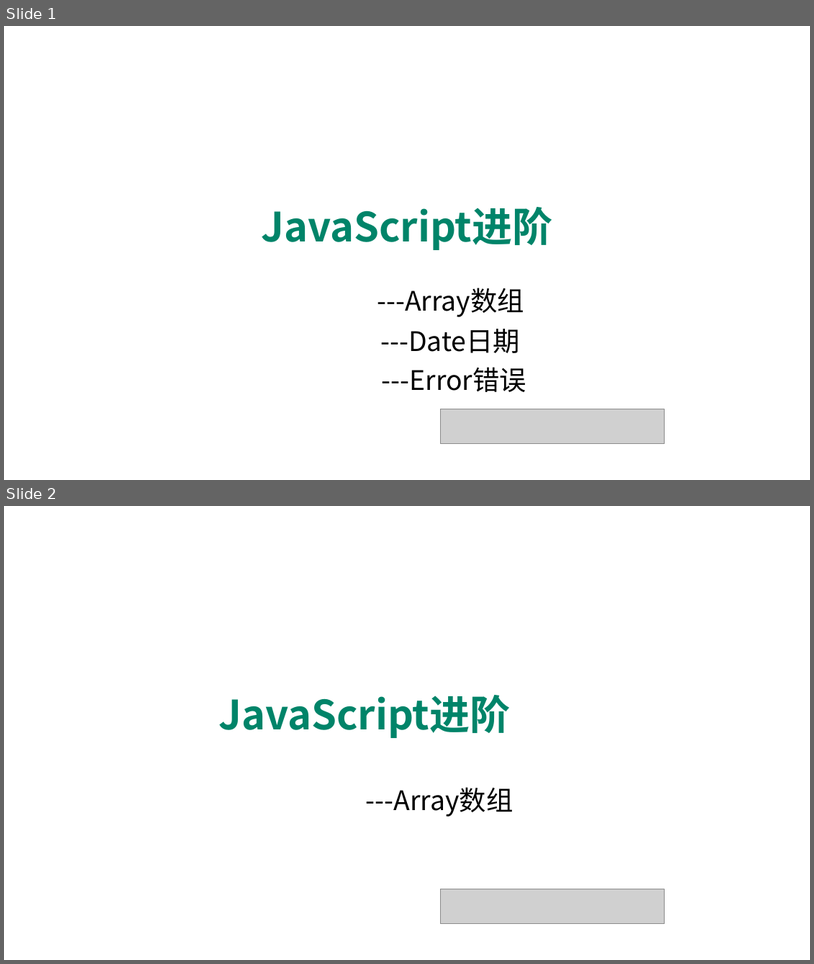
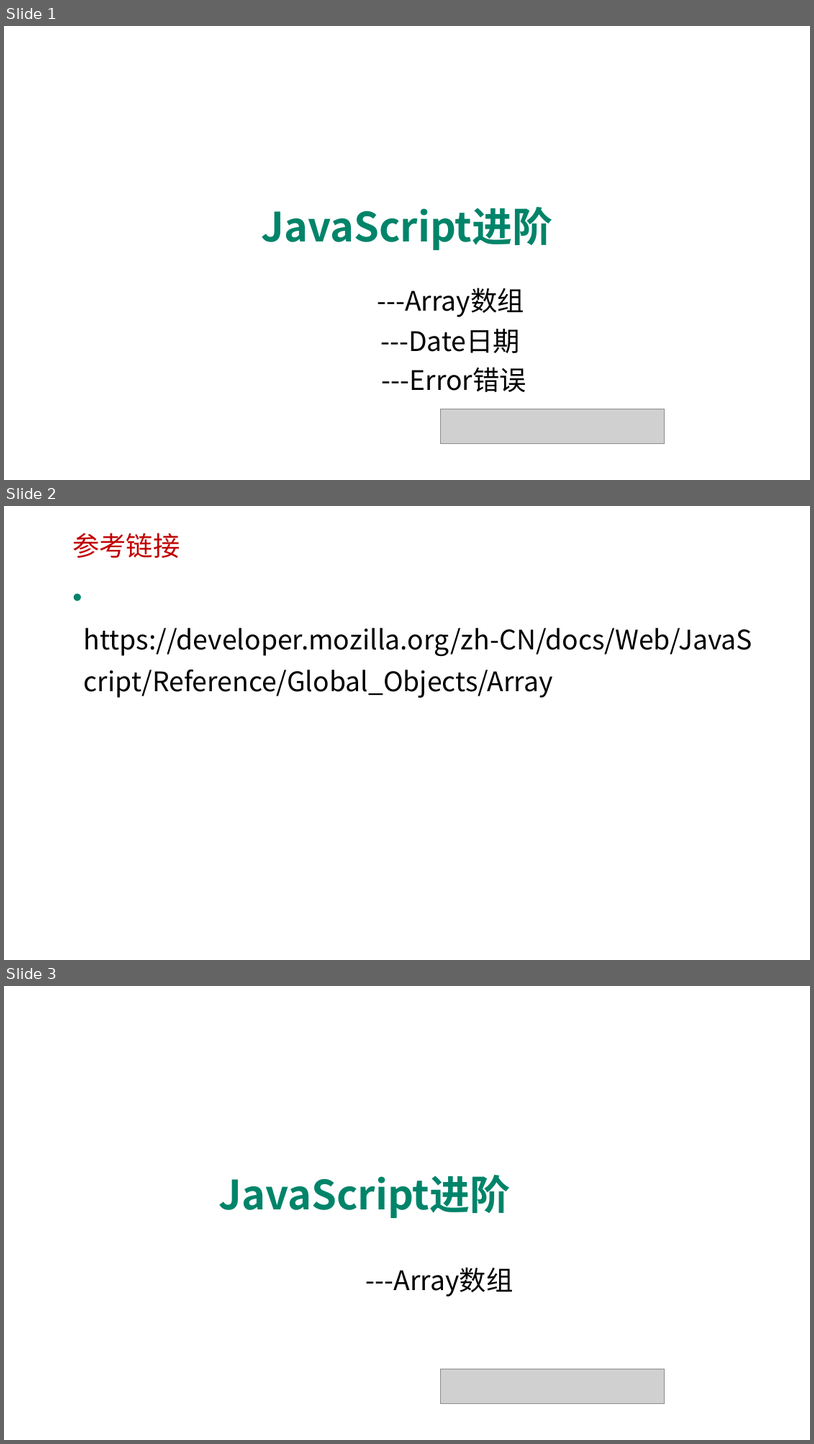
Before and after one commit to edu2act/course-javascript-advanced, a slide deck: 课程PPT/09.JavaScript内置类型.pptx. Shown one above the other, each under a label of ours: slides 1 and 2 before the commit, slides 1, 2 and 3 after it. The pictures are 814x964 and 814x1444 pixels, drawn with LibreOffice and Linux fonts; fonts in the diff are those of the drawing; grey boxes stand for pictures; background and template pictures are left out. Boxes give left, top, right and bottom in pixels: in the first picture for what was removed or moved away, otherwise in the second. Text is boxed around its words. In the diff, an @@ line names an element or a change of style, - is before the commit and + after.

```diff
--- a/课程PPT/09.JavaScript内置类型.pptx
+++ b/课程PPT/09.JavaScript内置类型.pptx
@@ slide 2 added at (x1=4, y1=506, x2=810, y2=960), background picture (left out) @@
@@ text added at (x1=72, y1=533, x2=180, y2=558), 32 pt, text #C00000 @@
+参考链接
@@ text added at (x1=84, y1=628, x2=753, y2=698), 32 pt, text #000000 @@
+• https://developer.mozilla.org/zh-CN/docs/Web/JavaScript/Reference/Global_Objects/Array
@@ what was slide 2 is now slide 3 @@
```
Also in this commit, not shown: 4 other files.
